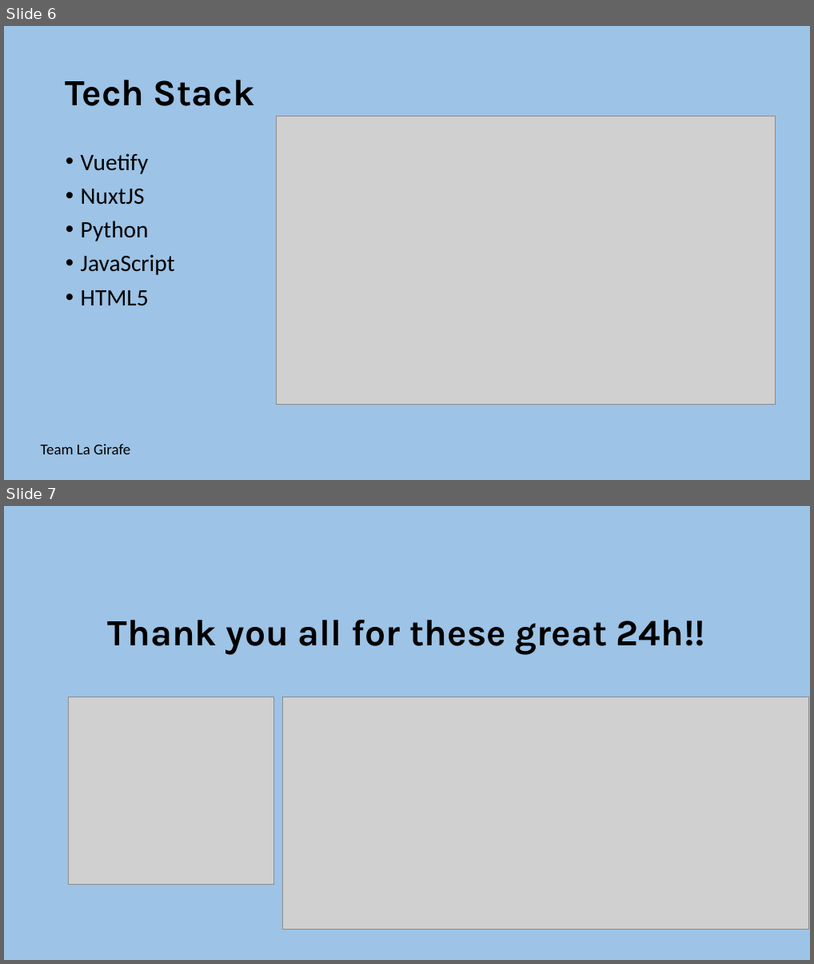
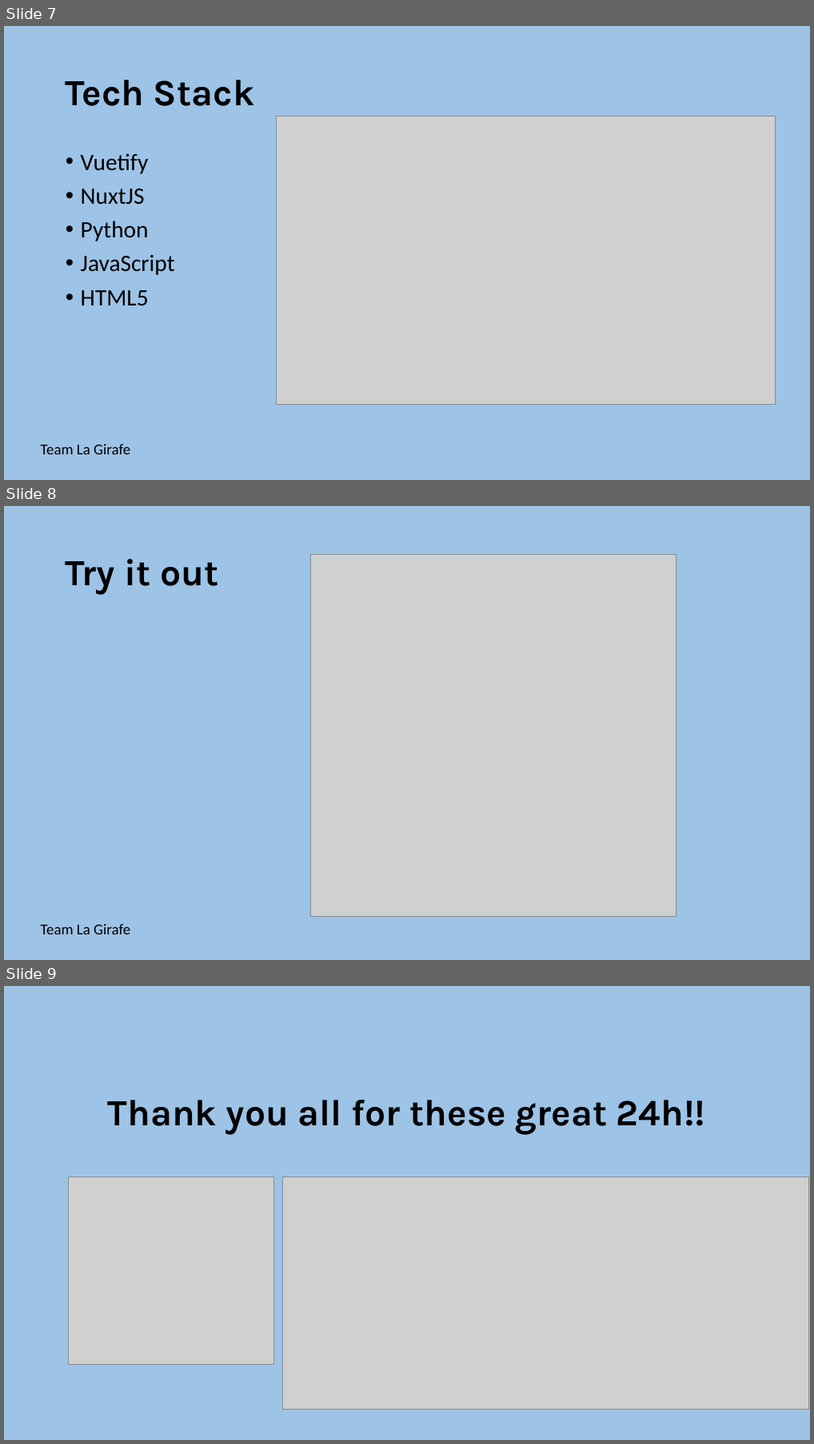
Before and after one commit to lumagician/dachfenster, a slide deck: static/dachfenster-pitch.pptx. Shown one above the other, each under a label of ours: slides 6 and 7 before the commit, slides 7, 8 and 9 after it. The pictures are 814x964 and 814x1444 pixels, drawn with LibreOffice and Linux fonts; fonts in the diff are those of the drawing; grey boxes stand for pictures. Boxes give left, top, right and bottom in pixels: in the first picture for what was removed or moved away, otherwise in the second. Text is boxed around its words. In the diff, an @@ line names an element or a change of style, - is before the commit and + after.

```diff
--- a/static/dachfenster-pitch.pptx
+++ b/static/dachfenster-pitch.pptx
@@ slide 8 added at (4,506,810,960), background #9DC3E6 @@
@@ title added at (66,559,219,594), 44 pt, text #000000, bold @@
+Try it out
@@ picture added at (310,554,677,916) @@
@@ text added at (41,924,130,934), 18 pt, text #000000 @@
+Team La Girafe
@@ what was slide 6 is now slide 7 @@
@@ what was slide 7 is now slide 9 @@
```
Also in this commit, not shown: 1 slide changed, 1 other slide added.
